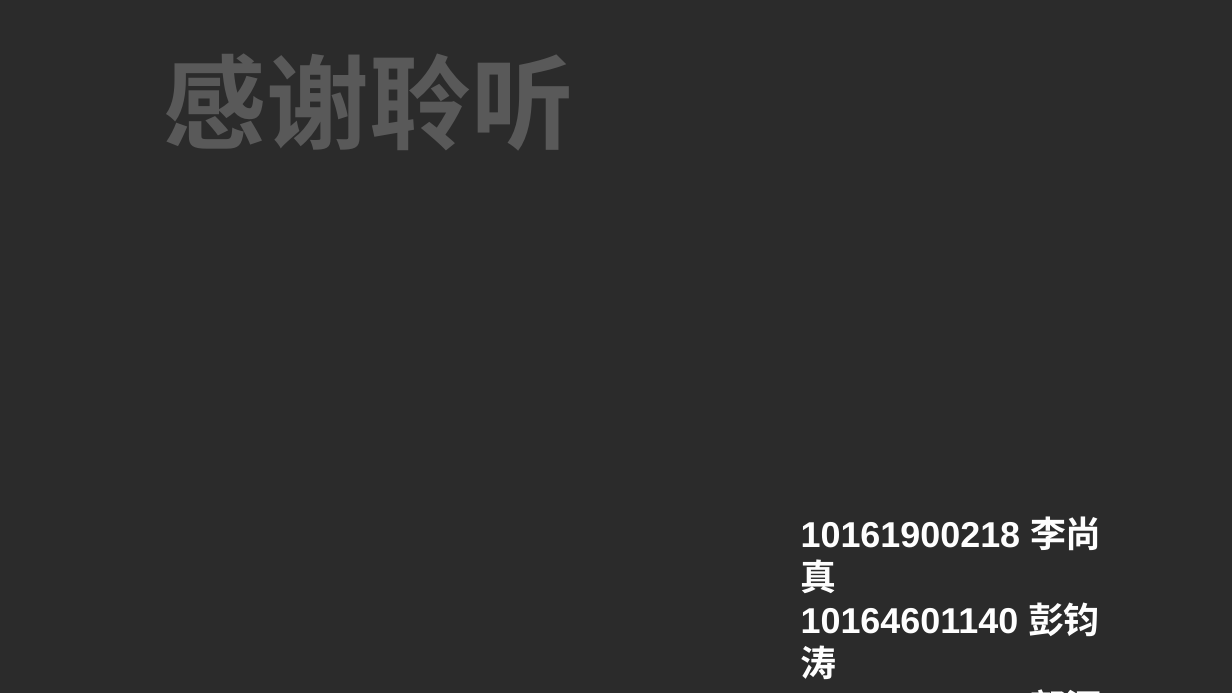
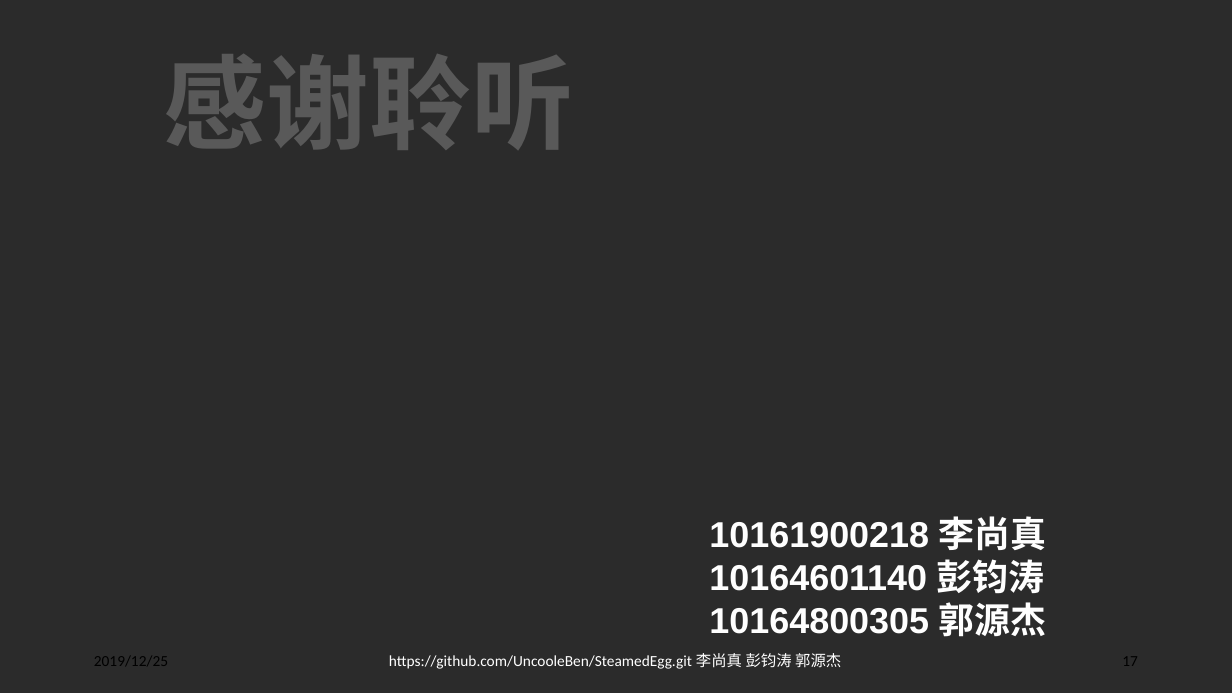
Before and after one commit to UncooleBen/NoSQL-project, a slide deck: slide 17 of docs/Presentation.pptx. Drawn at 1232x693 pixels with LibreOffice and Linux fonts; fonts in the diff are those of the drawing; background and template pictures are left out; a plain dark background stands for a picture behind light text. Boxes give left, top, right and bottom in pixels: in the first picture for what was removed or moved away, otherwise in the second. Text is boxed around its words. In the diff, an @@ line names an element or a change of style, - is before the commit and + after.

Commit message:
Modified slides

```diff
--- a/docs/Presentation.pptx
+++ b/docs/Presentation.pptx
@@ text "10161900218 李尚真" rewrapped from [801, 516, 1102, 679] to [709, 516, 1047, 637] @@
@@ text added at [94, 656, 168, 666], 12 pt, text #000000 @@
+2019/12/25
@@ text added at [389, 653, 841, 669], 12 pt, text #FFFFFF @@
+https://github.com/UncooleBen/SteamedEgg.git 李尚真 彭钧涛 郭源杰
@@ page number added at [1122, 657, 1138, 666], 12 pt, text #000000 @@
+17
```
Also in this commit, not shown: 16 other slides changed, 6 other files.
